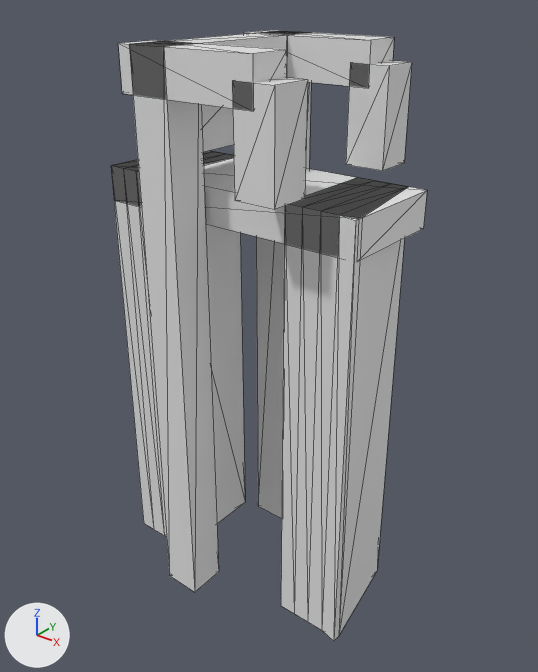
The glTF model models/rijswijk-gld/rijswijk-gld-brug-6ab6d817/rijswijk-gld-brug-6ab6d817.glb as it was, and as the next commit left it.
Rendered twice from a camera (50 mm lens) standing at (9.94, -12.1, 3.99) and looking at (0.16, 0.12, -3.59). Arrows for +X, +Y and +Z are at lower left; the lights stay in place. The picture after the commit comes second. Mesh edges are drawn as thin lines.

Names of what the first picture shows: 'building:balans', 'building:balans 2', 'building:contragewicht', 'building:hamei', 'building:hamei 2', 'building:hangstang', 'building:hangstang 2', 'building:portaal', 'road:dek', 'road:landhoofd (aangenomen)', 'road:landhoofd (aangenomen) 2'.
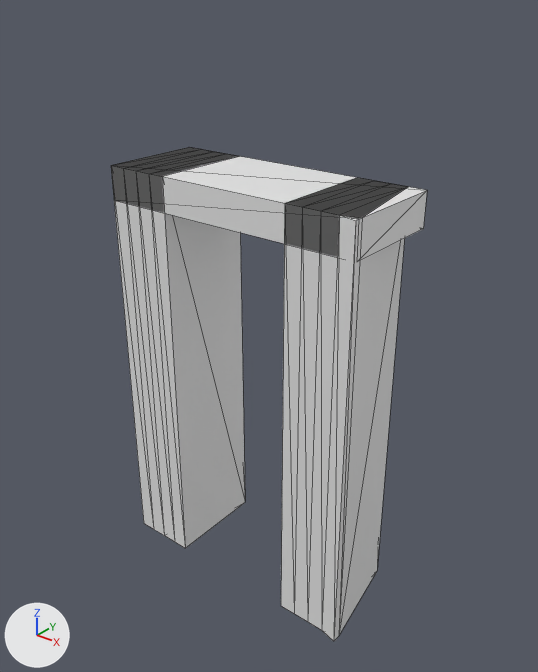
Edits to the scene script, one JSON object a line:
```json
{"op": "remove", "block": "ob_building_hamei", "code": ["ob_building_hamei = bpy.data.objects.new('building:hamei', me_hamei)", "ob_building_hamei.location = (0.0, 0.0, 0.0)"]}
{"op": "remove", "block": "ob_building_hamei_2", "code": ["ob_building_hamei_2 = bpy.data.objects.new('building:hamei 2', me_hamei_2)", "ob_building_hamei_2.location = (0.0, 0.0, 0.0)"]}
{"op": "remove", "block": "ob_building_portaal", "code": ["ob_building_portaal = bpy.data.objects.new('building:portaal', me_portaal)", "ob_building_portaal.location = (0.0, 0.0, 0.0)"]}
{"op": "remove", "block": "ob_building_balans", "code": ["ob_building_balans = bpy.data.objects.new('building:balans', me_balans)", "ob_building_balans.location = (0.0, 0.0, 0.0)"]}
{"op": "remove", "block": "ob_building_hangstang", "code": ["ob_building_hangstang = bpy.data.objects.new('building:hangstang', me_hangstang)", "ob_building_hangstang.location = (0.0, 0.0, 0.0)"]}
{"op": "remove", "block": "ob_building_balans_2", "code": ["ob_building_balans_2 = bpy.data.objects.new('building:balans 2', me_balans_2)", "ob_building_balans_2.location = (0.0, 0.0, 0.0)"]}
{"op": "remove", "block": "ob_building_hangstang_2", "code": ["ob_building_hangstang_2 = bpy.data.objects.new('building:hangstang 2', me_hangstang_2)", "ob_building_hangstang_2.location = (0.0, 0.0, 0.0)"]}
{"op": "remove", "block": "ob_building_contragewicht", "code": ["ob_building_contragewicht = bpy.data.objects.new('building:contragewicht', me_contragewicht)", "ob_building_contragewicht.location = (0.0, 0.0, 0.0)"]}
```

Changed parts and their boxes (x1, y1, x2, y2) in the pictures (538 x 672 px):
```json
{"object": "building:hamei 2", "change": "deleted", "before": [129, 41, 219, 592]}
{"object": "building:hangstang 2", "change": "deleted", "before": [232, 77, 308, 209]}
{"object": "building:balans 2", "change": "deleted", "before": [118, 40, 287, 111]}
{"object": "building:hamei", "change": "deleted", "before": [256, 31, 311, 518]}
{"object": "building:hangstang", "change": "deleted", "before": [346, 61, 412, 171]}
{"object": "building:balans", "change": "deleted", "before": [244, 30, 394, 88]}
{"object": "building:contragewicht", "change": "deleted", "before": [201, 104, 234, 152]}
{"object": "building:portaal", "change": "deleted", "before": [157, 33, 287, 77]}
```
